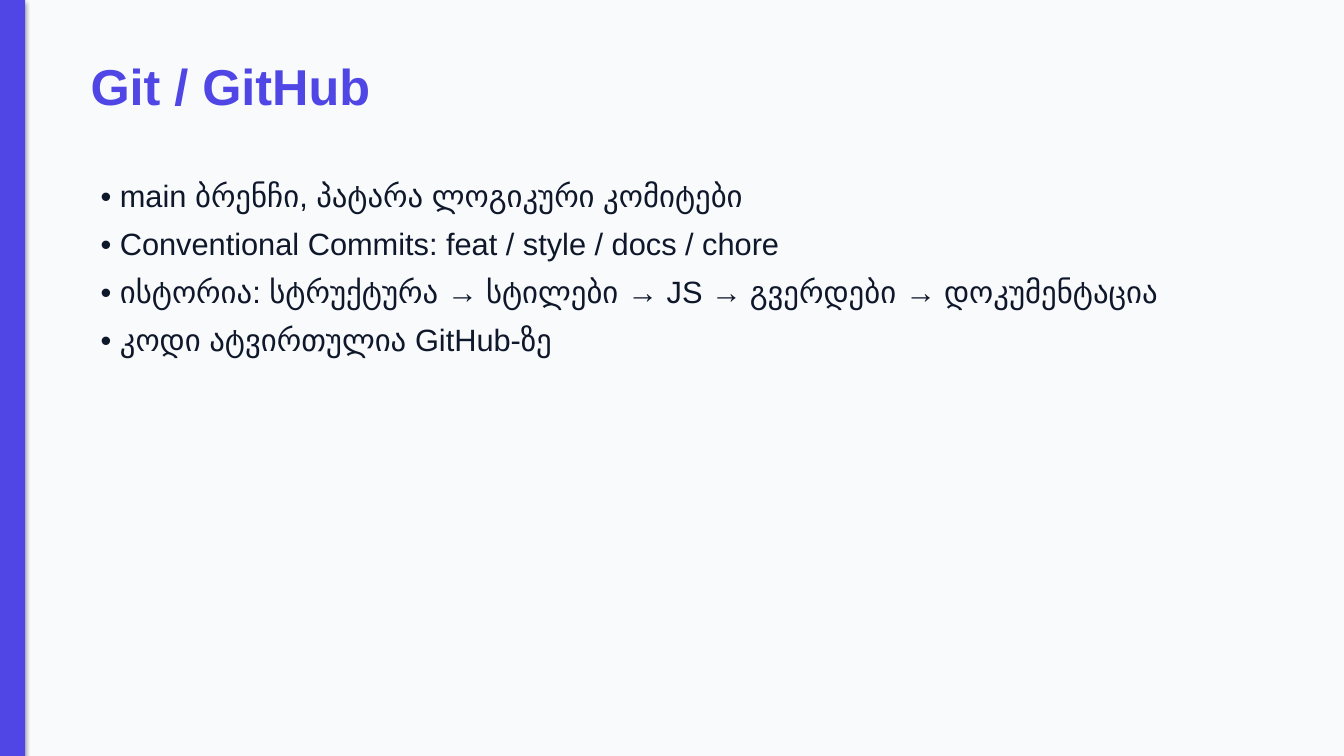
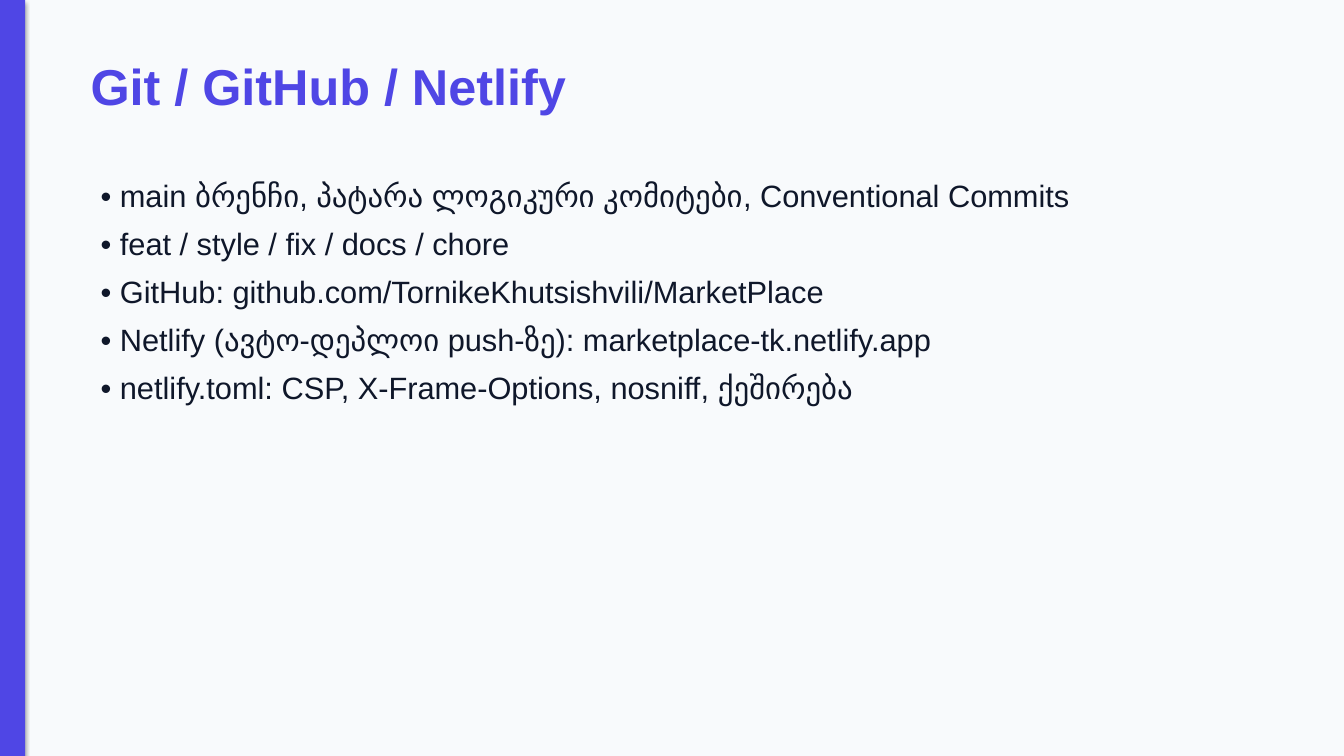
Before and after one commit to TornikeKhutsishvili/MarketPlace, a slide deck: slide 10 of docs/MarketPlace-პრეზენტაცია.pptx. Drawn at 1344x756 pixels with LibreOffice and Linux fonts; fonts in the diff are those of the drawing. Boxes give left, top, right and bottom in pixels: in the first picture for what was removed or moved away, otherwise in the second. Text is boxed around its words. In the diff, an @@ line names an element or a change of style, - is before the commit and + after.

Commit message:
docs: update report and presentation with real schedule, links and Lighthouse results

```diff
--- a/docs/MarketPlace-პრეზენტაცია.pptx
+++ b/docs/MarketPlace-პრეზენტაცია.pptx
@@ text at [91,68,566,115]: text changed @@
-Git / GitHub
+Git / GitHub / Netlify
@@ text at [120,181,1069,406]: text changed @@
-• main ბრენჩი, პატარა ლოგიკური კომიტები
-• Conventional Commits: feat / style / docs / chore
-• ისტორია: სტრუქტურა → სტილები → JS → გვერდები → დოკუმენტაცია
-• კოდი ატვირთულია GitHub-ზე
+• main ბრენჩი, პატარა ლოგიკური კომიტები, Conventional Commits
+• feat / style / fix / docs / chore
+• GitHub: github.com/TornikeKhutsishvili/MarketPlace
+• Netlify (ავტო-დეპლოი push-ზე): marketplace-tk.netlify.app
+• netlify.toml: CSP, X-Frame-Options, nosniff, ქეშირება
```
Also in this commit, not shown: 3 other slides changed, 1 slide added, 4 other files.
